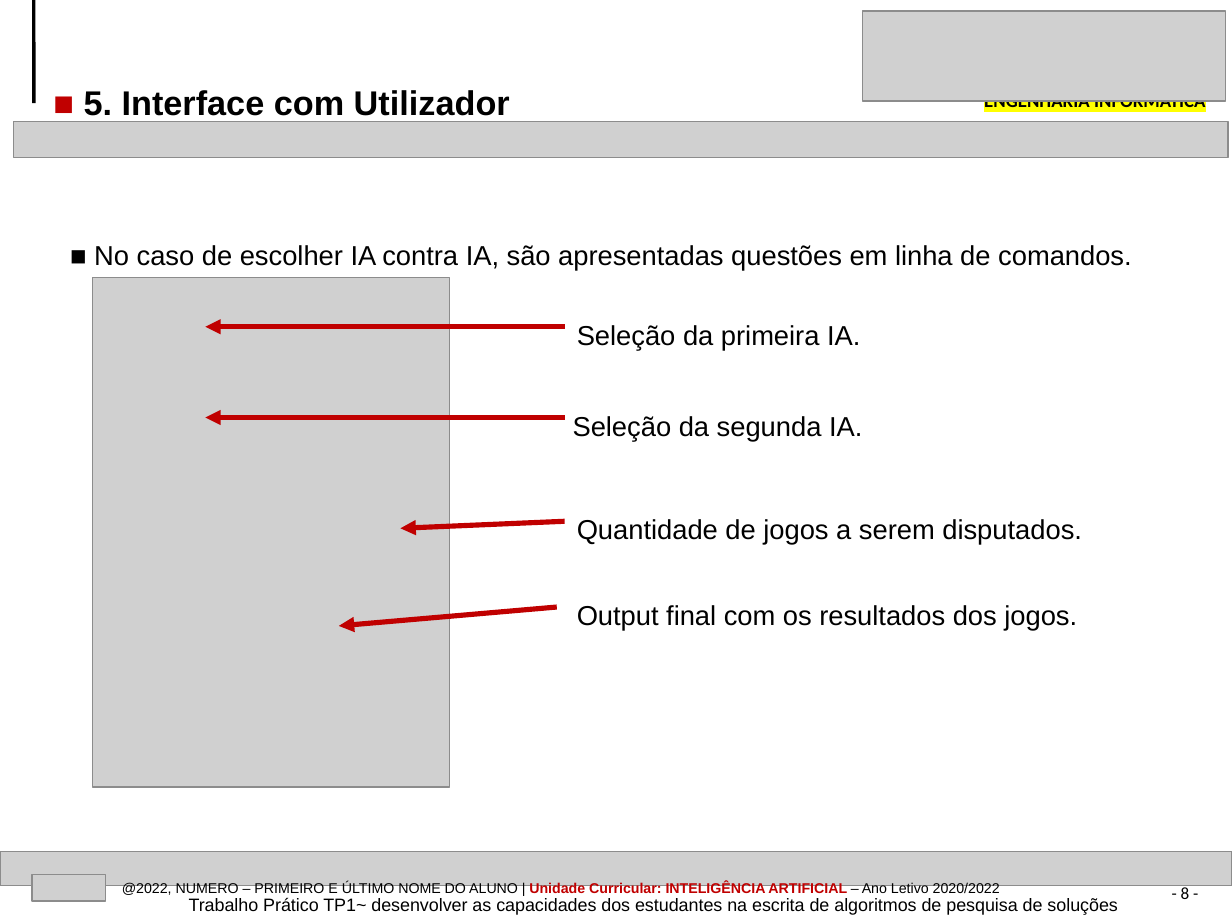
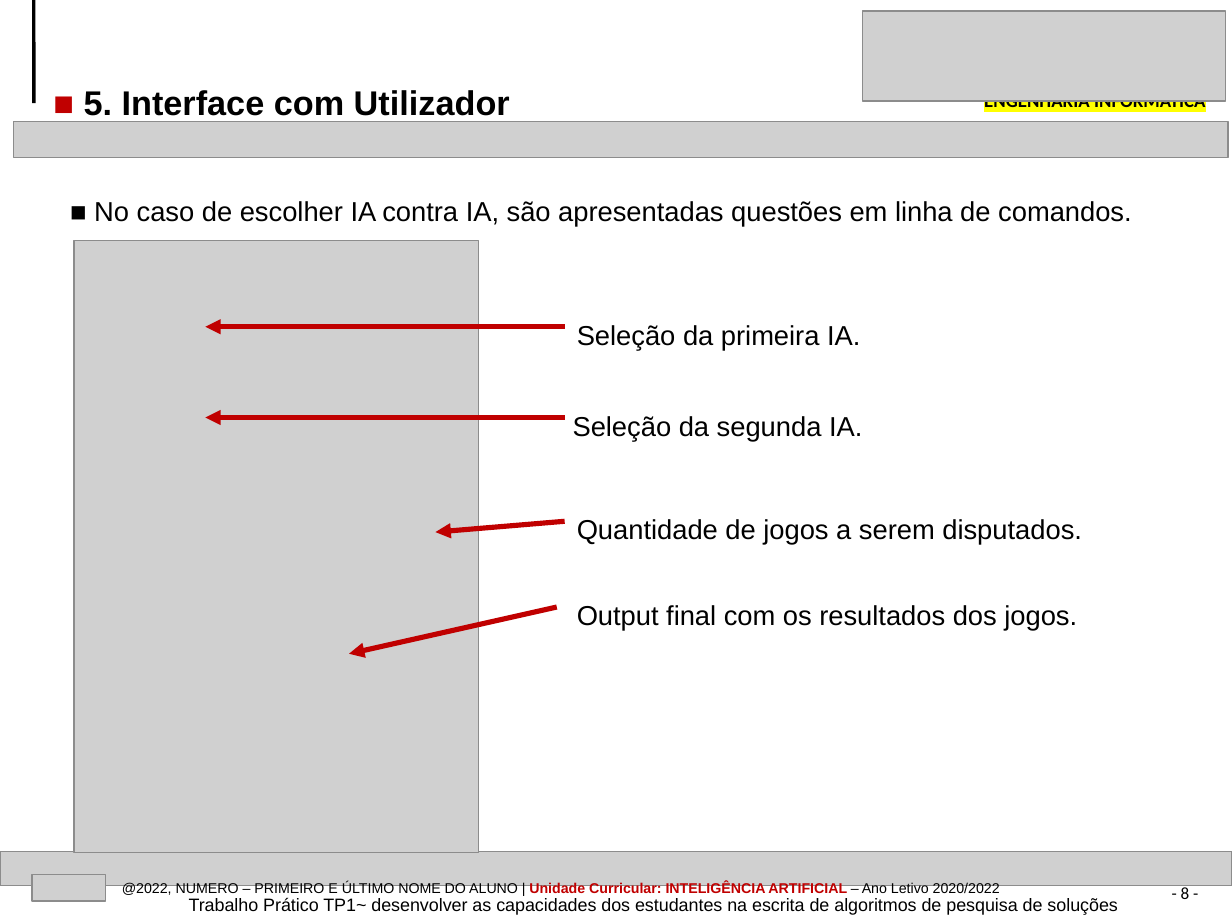
Before and after one commit to AlexandrePSantos/IA, a slide deck: slide 8 of EI-2021-2022-InteligenciaArtificial-TP1_NumeroAluno_1b.pptx. Drawn at 1232x924 pixels with LibreOffice and Linux fonts; fonts in the diff are those of the drawing; grey boxes stand for pictures. Boxes give left, top, right and bottom in pixels: in the first picture for what was removed or moved away, otherwise in the second. Text is boxed around its words. In the diff, an @@ line names an element or a change of style, - is before the commit and + after.

```diff
--- a/EI-2021-2022-InteligenciaArtificial-TP1_NumeroAluno_1b.pptx
+++ b/EI-2021-2022-InteligenciaArtificial-TP1_NumeroAluno_1b.pptx
@@ text "■ No caso de escolher ...": place and size @@
-text "■ No caso de escolher ..." at box(94, 245, 1132, 271)
+text "■ No caso de escolher ..." at box(94, 201, 1132, 227)
@@ picture: place and size @@
-picture at box(92, 277, 450, 787)
+picture at box(74, 240, 478, 853)
@@ arrow moved from (564, 521) - (400, 529) to (564, 521) - (435, 532) @@
@@ arrow moved from (557, 607) - (339, 626) to (557, 607) - (349, 654) @@
```
Also in this commit, not shown: 3 other slides changed, 3 other files.
